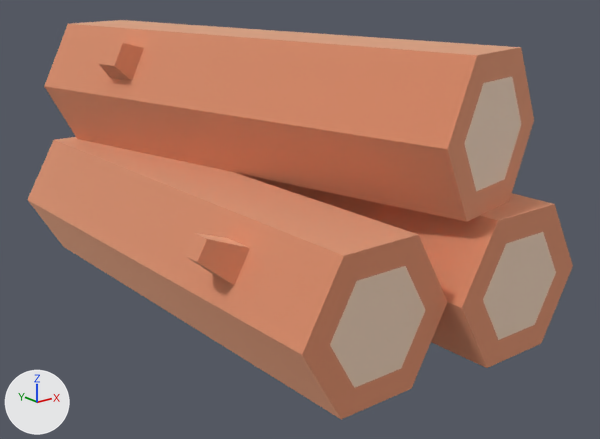
Renders of the glTF model public/gltf/log_stack/log_stack.glb from each side of a commit.
Both versions are drawn from a camera (50 mm lens) standing at (-0.64, -0.881, 0.387) and looking at (0.022, -0.054, 0.057). The lights are fixed; the arrows at lower left show +X, +Y and +Z. The picture after the commit comes second. Where no turn or scale is listed for an object, it has been applied to the vertices.

Names of what the first picture shows: 'log_stack'.
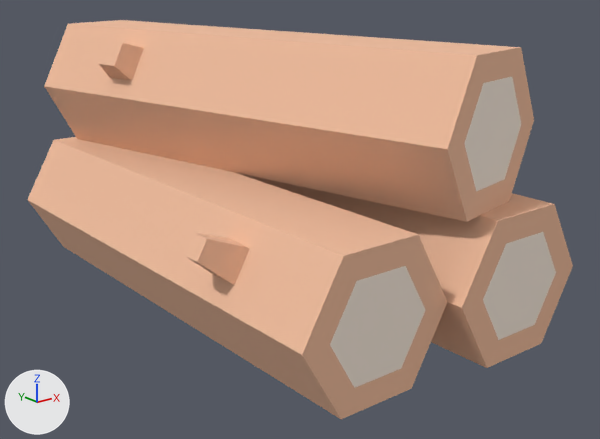
Changed parts and their boxes (x1, y1, x2, y2) in the pictures (600 x 439 px):
'log_stack', surface changed
    both: (27, 20, 573, 419)

The change, as a list of edits to the scene's bpy script:
```text
Change mat_woodbark:
    mat_woodbark.metallic: 1.0 -> 0.0
Remove ob_tmpparent:
    ob_tmpparent = bpy.data.objects.new('tmpParent', None)
    ob_tmpparent.location = (0.0, 0.0, 0.0)
```
